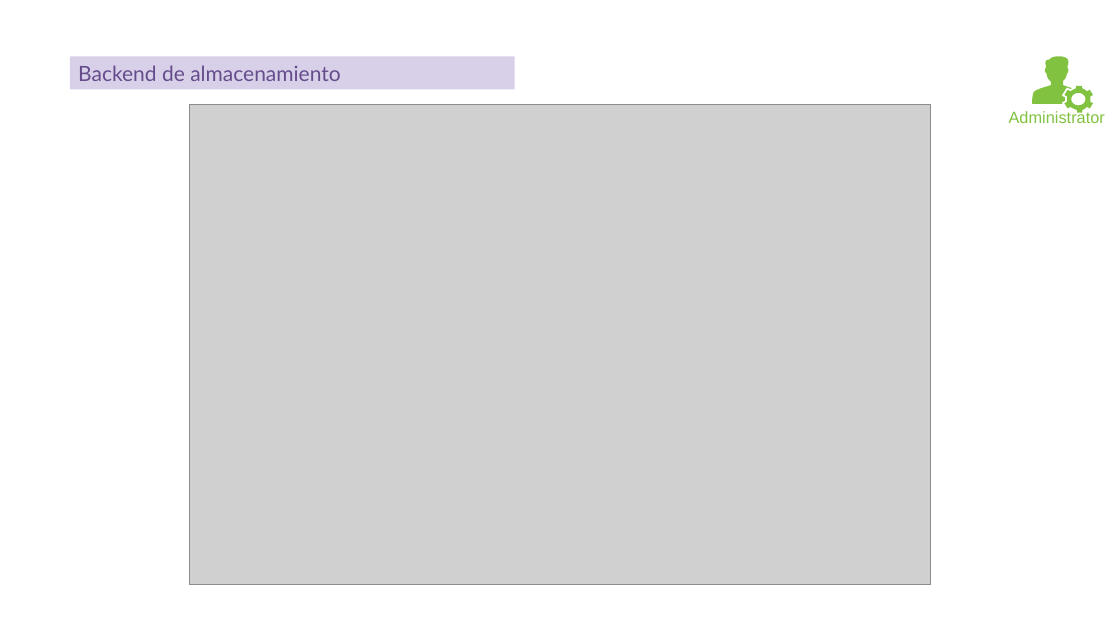
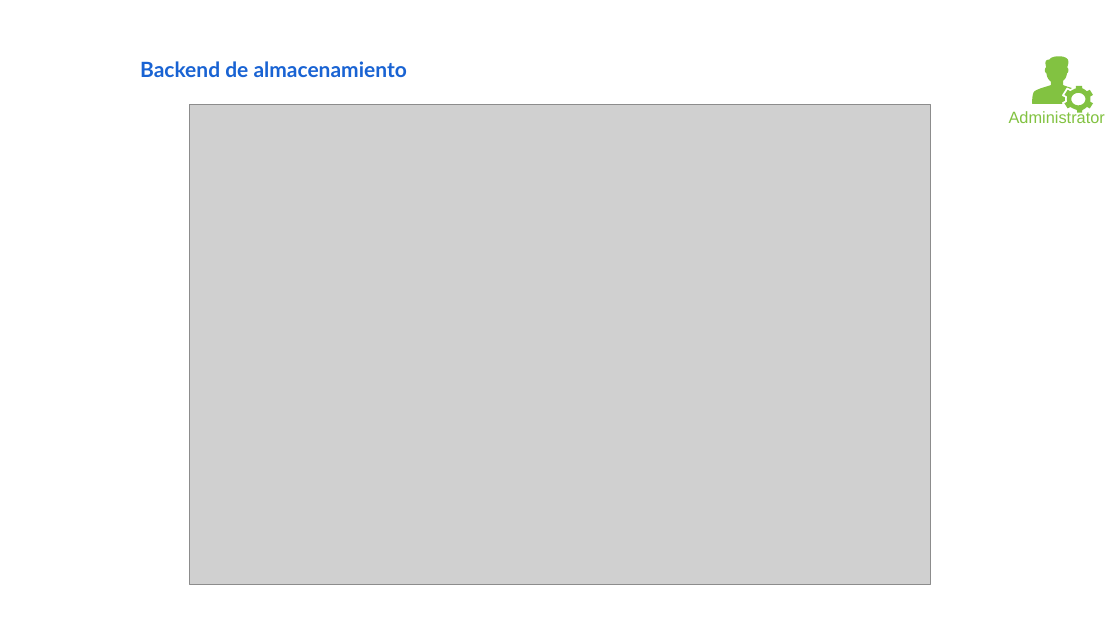
Before and after one commit to iesgn/curso_kubernetes_2020, a slide deck: slide 7 of unidad5/presentacion_unidad5.odp. Drawn at 1120x630 pixels with LibreOffice and Linux fonts; fonts in the diff are those of the drawing; grey boxes stand for pictures. Boxes give left, top, right and bottom in pixels: in the first picture for what was removed or moved away, otherwise in the second. Text is boxed around its words. In the diff, an @@ line names an element or a change of style, - is before the commit and + after.

```diff
--- a/unidad5/presentacion_unidad5.odp
+++ b/unidad5/presentacion_unidad5.odp
@@ text "Backend de almacenamiento": place and size @@
-text "Backend de almacenamiento" at bbox=[70, 56, 514, 89]
+text "Backend de almacenamiento" at bbox=[140, 61, 407, 77]
@@ text "Backend de almacenamiento" at bbox=[140, 61, 407, 77]: text colour #654D8C to #1963D3, bold on; vertical alignment middle to top; fill #D8D0E8 to none @@
```
Also in this commit, not shown: 17 other slides changed, 2 other files.
